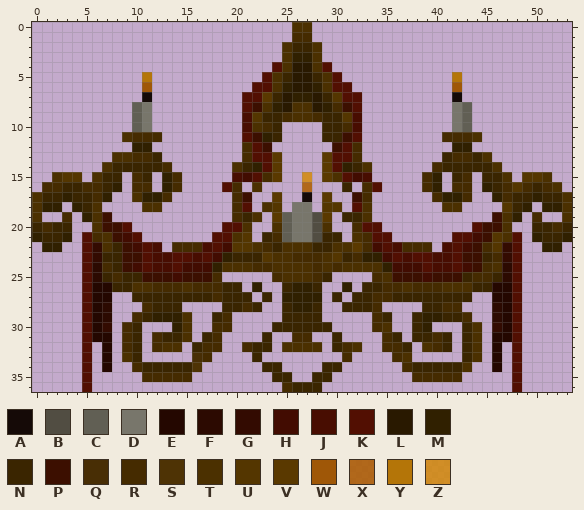
Pixel-art sprite, stored at Assets/Art/Props/Great Hall/Great Hall Lantern.png. The first picture shows the starting point.
The file is 54x37 pixels. Pixels under 10% opacity are left out. Colours within 5 levels of each other are drawn and written as one.
Palette (. is transparent): A #150a07  B #514d42  C #615f54  D #78766b  E #240700  F #2c0a01  G #330b01  H #420c01  J #480d01  K #520f02  L #291900  M #302000  N #3a2500  P #3c0f00  Q #452b00f9  R #452b00  S #4b3000f9  T #4b3000  U #543600  V #5a3900  W #9f5707  X #ae5f03e0  Y #b47508  Z #d48801cf
After the commit:
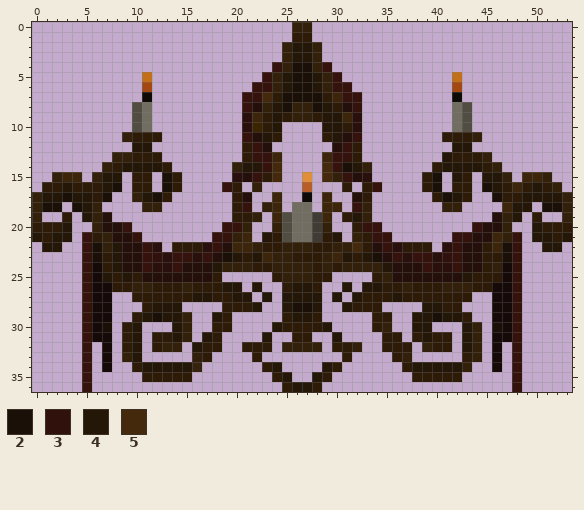
Colours new in this view: 2 #1a1007  3 #30110c  4 #241708  5 #45290c
Edits made:
@@ palette @@
-A #150a07
+A #0e0a06
-B #514d42
+B #403b34
-C #615f54
+C #514d42
-D #78766b
+D #716d60
-E #240700
+E #150a07
-J #480d01
+J #2a100c
-K #520f02
+K #36120c
-P #3c0f00
+P #240f0b
-Q #452b00f9
+Q #2d1b08f9
-R #452b00
+R #2d1b08
-S #4b3000f9
+S #33200af9
-T #4b3000
+T #33200a
-U #543600
+U #3c250a
-W #9f5707
+W #a34810
-X #ae5f03e0
+X #b75211e0
-Y #b47508
+Y #c26f17
-Z #d48801cf
+Z #e78916cf
@@ x 0..53 @@
  1 ..........................RR..........................
- 2 .........................TNNT.........................
- 3 .........................TMMT.........................
- 4 ........................KTLLTK........................
- 5 ...........Y...........KTNLLNTK...........Y...........
- 6 ...........W..........KKTMLLMTKK..........W...........
- 7 ...........A.........KKVNLMMLNUKK.........A...........
- 8 ..........CD.........KPTMLTTLMRPK.........DC..........
- 9 ..........CD.........JUNNRTTRNNUJ.........DC..........
-10 ..........CD.........JTRN....NNRJ.........DC..........
-11 .........TRRR........KPMN....NNPK........RRRT.........
-12 ..........MM.........RKP......PKR.........MM..........
-13 ........TTRRN........RKKV....VKKR........NRRNT........
-14 .......TNNNNNR......TNMKV....VKMNT......RNNNNNT.......
-15 ..TUU.TNN.RN.MR.....JHKRV..Z.VTKHJ.....RM.NR.NNT.UUT..
-16 .RRNNRRNM.RR.MR....KR.T....X...N.RK....RM.RR.MNRURNRT.
-17 TNNMNNRM..TMMR......RP..V..A.V..PR......RMMR..MRNNMNNT
-18 TMM.MNT....TT.......RK.TU.DD.UU.KT.......TT....UNM.MMT
-19 T..R.MTP............RNT.VCDDBV.NNT............PTM.R..T
-20 NRNN..TPPK.........KKT..TCDDBT..RKK.........KPPT..NNRN
-21 MNNM.KRTPHK.......KKTU.NRCDDBNN.TRKK......KKHPUTK.MNNM
-22 .MM..KGTNPHKJ.RRRJKHUUTRNTTTNNTTVRHKJRRR.JKHPRUGK..MM.
-23 .....KGNNPPKJJKKJKHMNNNUTTRRRTUNRMMHKJKKJJKPPNRGK.....
-24 .....KFRNPHKJJKHHHMTTTRRTTTTRTRTTTTMHHHKJJKHPRTFK.....
-25 .....KFNRNNPPPHPPPR.....RTTTRN....RTPPPHPPPNRRNFK.....
-26 .....KEENNTTRRRTRRRNN.M..NMMN..M.NNRRTRRRTTTNNEEK.....
-27 .....KEE..NNNNNNNNRNNN.N.MMMM.N.NNRRNNNNNNNN..EEK.....
-28 .....KEF...RNNN....NNRN..NMMN..NNNR....NNRR...FEK.....
-29 .....KEF..RNMMMT..NR.....NNNN.....RN..NMMNNR..FEK.....
-30 .....KEG.RN...MT..RR....NNNNNN....RT..NM...NT.GEK.....
-31 .....KEE.RN.RNNT.NR....N..RR..N....RN.NNRN.NT.EEK.....
-32 .....K.E.RN.RTT.NRR..RNN.TTTT.NRT..RRN.TRN.NT.E.K.....
-33 .....K.E.TN.....QR....N........R....RT.....NT.E.K.....
-34 .....K.E..RNNNNNS......NN....NN......RNNNNNT..E.K.....
-35 .....K.....RRRRR........NN..NN........RRRRR.....K.....
-36 .....K...................RNNN...................K.....
+ 2 .........................T44T.........................
+ 3 .........................T44T.........................
+ 4 ........................KT22TK........................
+ 5 ...........Y...........KT4224TK...........Y...........
+ 6 ...........W..........KKT4224TKK..........W...........
+ 7 ...........A.........KK5R2222RUKK.........A...........
+ 8 ..........CD.........KPT42TT24RPK.........DC..........
+ 9 ..........CD.........JUR4RTTR44UJ.........DC..........
+10 ..........CD.........JNR4....44RJ.........DC..........
+11 .........TRRR........KP4R....R4PK........RRRT.........
+12 ..........44.........RKP......PKR.........44..........
+13 ........TTRRR........RKKU....UKKR........4RRRT........
+14 .......TR4444R......T44K5....5K24T......R4444RT.......
+15 ..TUU.T44.RR.2R.....JPKR5..Z.5TKPJ.....R2.4R.44T.UUT..
+16 .RR4RRR42.RR.2R....KR.T....X...R.RK....R2.RR.24RUR4RT.
+17 T44244R2..T42R......RP..U..A.U..PR......R24R..2RR4444T
+18 T22.24T....TT.......RK.TU.DD.UU.KT.......TT....U44.22T
+19 T..R.4TP............RRT.UCDDBU.R4T............PT4.R..T
+20 RRR4..TPPK.........KKT..TCDDBT..RKK.........KPPT..4RRR
+21 4R44.KRTPPK.......KKTU.4RCDDBR4.TRKK......KKPPUTK.44R4
+22 .44..K2T4PPKJ.RRRJKPUUTRRTTTRRTT5RPKJRRR.JKPPRU2K..44.
+23 .....K2R4PPK3JKKJKP24R4UTTRRRTU4R42PKJKKJ3KPPRR2K.....
+24 .....KER4PPKJJKPPP4TTTRRTTTTRTRTTTT4PPPKJJKPPRTEK.....
+25 .....KE4R4RPPPPPPPR.....RTTTRR....RTPPPPPPP4RRREK.....
+26 .....KEERRTTRRRTRRR44.4..R44R..4.44RRTRRRTTTRREEK.....
+27 .....KEE..RRRRRR44RR44.4.4444.4.4RRR4RRRRRRR..EEK.....
+28 .....KEE...R444....RRR4..4224..4RRR....44RR...EEK.....
+29 .....KEE..R4244T..4R.....R44R.....RR..44244R..EEK.....
+30 .....KE2.R4...4T..RR....4RRRR4....RT..44...4T.2EK.....
+31 .....KEE.R4.RR4T.4R....4..RR..4....RR.R4RR.4T.EEK.....
+32 .....K.E.R4.RTT.4RR..RRR.TTTT.RRT..RRR.TRR.4T.E.K.....
+33 .....K.E.T4.....QR....R........R....RT.....RT.E.K.....
+34 .....K.E..R44444S......R4....4R......R44444T..E.K.....
+35 .....K.....RRRRR........R4..4R........RRRRR.....K.....
+36 .....K...................R44R...................K.....
Boxes around the changes in both pictures, in picture pixels (x1, y1, x2, y2):
changed: (32, 22, 572, 392)
